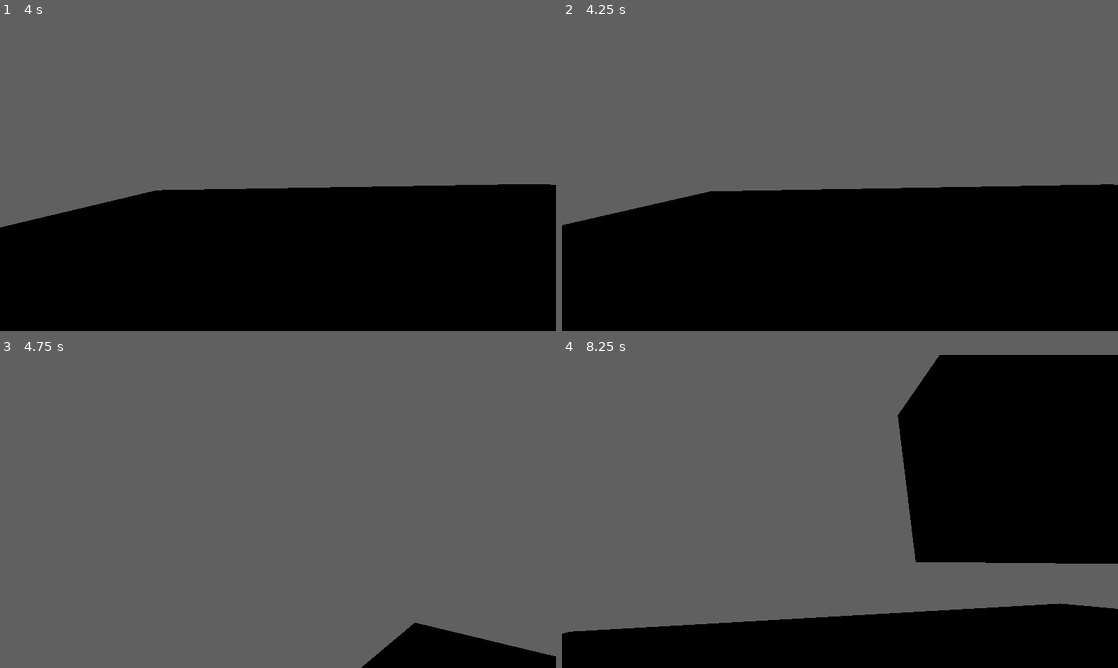
Above: before the commit, frames 1-4 (two rows, left to right).
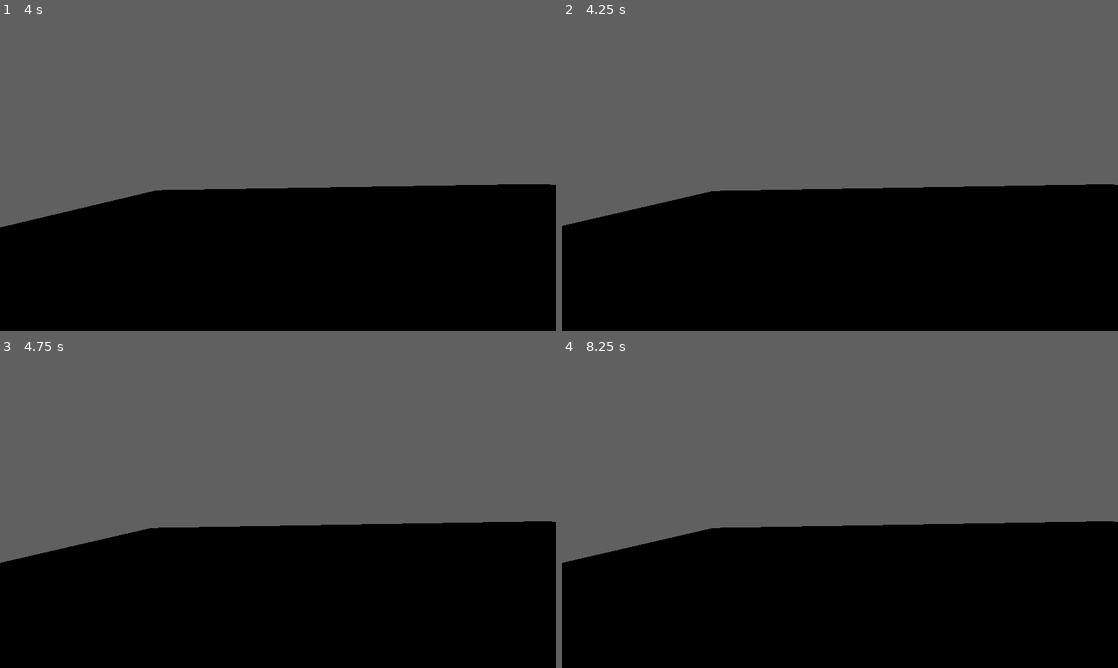
Above: after the commit, the same moments.

Repository: acnbhop/kengd
Game: Godot game, scene res://levels/test_level.tscn
The game is run twice, just before and just after one commit, with the same random seed, the same clock (stepped at 60 frames per second) and the same inputs. The project has no main scene, so this scene is started directly.
Inputs (mouse positions are in pixels of both pictures, inside the frame that each line leads up to):
- Up to frame 1 (4 s): tap Enter at 0.5 s; move the mouse to (305, 174) at 0.52 s; hold Ctrl (duck) 0.53-1.28 s; hold W (move_forward) from 0.53 s (still down); tap Space (jump) at 0.77, 1.52, 3.02, 3.77 s; move the mouse to (250, 174) at 1.27 s; tap Shift (sprint) at 1.35, 2.85 s; move the mouse to (289, 168) at 2.02 s; hold Ctrl (duck) 2.03-2.78 s; move the mouse to (272, 180) at 2.77 s; move the mouse to (316, 177) at 3.52 s; hold Ctrl (duck) from 3.53 s (still down)
- Up to frame 2 (4.25 s): keep holding W (move_forward); keep holding Ctrl (duck); tap Escape (pause) at 4.15 s
- Up to frame 3 (4.75 s): move the mouse to (111, 464) at 4.27 s; release W (move_forward) at 4.28 s; release Ctrl (duck) at 4.28 s; hold A (strafe_left) from 4.28 s (still down); tap Shift (sprint) at 4.35 s; tap Space (jump) at 4.52 s
- Up to frame 4 (8.25 s): move the mouse to (867, 511) at 5.02 s; release A (strafe_left) at 5.03 s; hold S (move_backward) 5.03-5.78 s; hold Ctrl (duck) 5.03-5.78 s; move the mouse to (756, 433) at 5.77 s; hold D (strafe_right) 5.78-6.53 s; tap Shift (sprint) at 5.85, 7.35 s; tap Space (jump) at 6.02, 6.77, 7.52 s; move the mouse to (962, 495) at 6.52 s; hold W (move_forward) 6.53-7.28 s; hold Ctrl (duck) 6.53-7.28 s; move the mouse to (728, 527) at 7.27 s; hold D (strafe_right) 7.28-8.03 s; move the mouse to (895, 442) at 8.02 s; hold S (move_backward) from 8.03 s (still down); hold Ctrl (duck) from 8.03 s (still down)

Frame 1 is identical in both runs. In frame 2, 0.1% of the frame differs, in the area x 0-97%, y 53-67%; in frame 3, 41%; in frame 4, 43%, in the area x 0-100%, y 0-90%.

Commit message:
pause physics processes for player

Diff:
--- a/Code/character.gd
+++ b/Code/character.gd
@@ -91,18 +91,24 @@
 	f_default_fov = node_camera.fov
 
 func _unhandled_input(event: InputEvent) -> void:
+	# Handle mouse cursor locking/unlocking.
 	if event.is_action_pressed("pause"):
-		if Input.get_mouse_mode() == Input.MOUSE_MODE_VISIBLE:
+		if Input.get_mouse_mode() == Input.MOUSE_MODE_CAPTURED:
+			Input.set_mouse_mode(Input.MOUSE_MODE_VISIBLE)
+		else:
 			Input.set_mouse_mode(Input.MOUSE_MODE_CAPTURED)
-		else:
-			Input.set_mouse_mode(Input.MOUSE_MODE_VISIBLE)
-
-	if event is InputEventMouseMotion:
+
+	# Only process mouse look if the cursor is captured.
+	if event is InputEventMouseMotion and Input.get_mouse_mode() == Input.MOUSE_MODE_CAPTURED:
 		rotate_y(-event.relative.x * f_mouse_sensitivity)
 		node_head.rotate_x(-event.relative.y * f_mouse_sensitivity)
 		node_head.rotation.x = clamp(node_head.rotation.x, deg_to_rad(-90.0), deg_to_rad(90.0))
 
 func _physics_process(delta: float) -> void:
+	# Don't process if cursor isn't captured.
+	if Input.get_mouse_mode() != Input.MOUSE_MODE_CAPTURED:
+		return
+
 	# 01. Get Inputs
 	var v2_input_dir: Vector2 = Input.get_vector("strafe_left", "strafe_right", "move_forward", "move_backward")
 	var v3_movement_direction: Vector3 = (transform.basis * Vector3(v2_input_dir.x, 0, v2_input_dir.y)).normalized()
